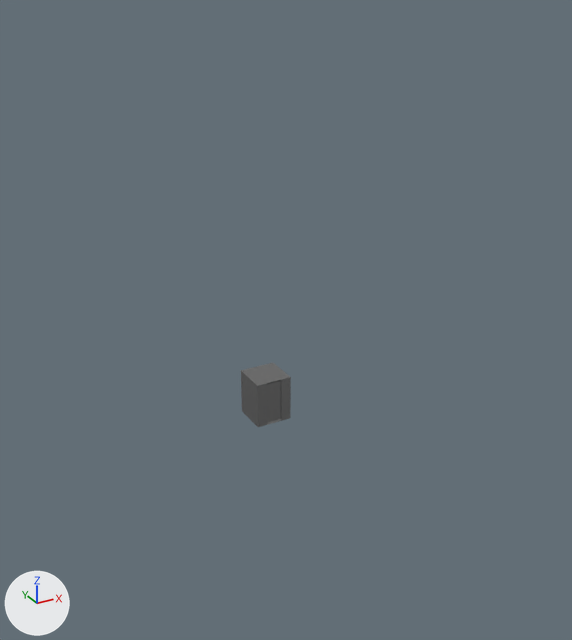
Renders of the glTF model public/models/elevator.glb from each side of a commit.
The view is the same before and after, from a 50 mm camera at (-13.7, -26.8, 17.7) aimed at (0.0, -1.8, 5.2). Arrows for +X, +Y and +Z are at lower left; the lights stay in place. Where no turn or scale is listed for an object, it has been applied to the vertices.

Objects in the first picture: 'Door_Left', 'Door_Right', 'Elevator'.
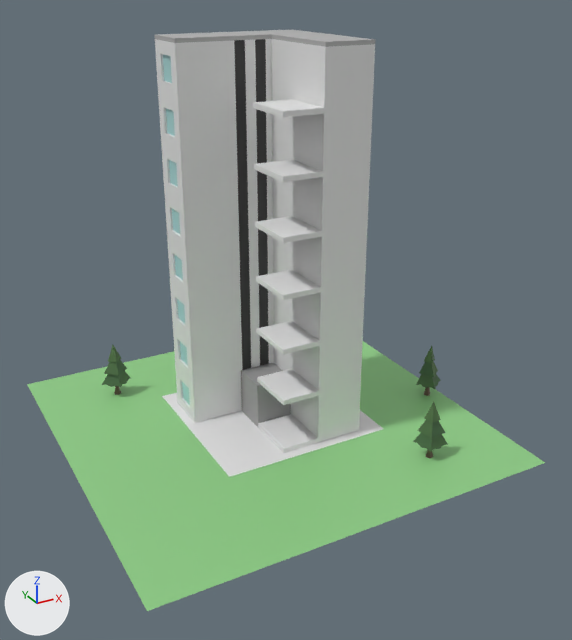
Location of each change, (x1, y1, x2, y2) in pixels of the pictures (572 x 640 px):
'Tower', added
    after: (155, 30, 375, 453)
    faces in mat_buildingmain (white #e7e7e7): (155, 39, 375, 453)
    faces in mat_rails (black #353535): (234, 39, 269, 370)
    faces in mat_material_005 (grey #b4b4b4): (155, 30, 375, 47)
    faces in mat_window (cyan #abd9d9): (163, 55, 190, 405)
'Plane', added (green)
    after: (27, 341, 545, 611)
    faces in mat_grass (green #8fce86): (27, 341, 545, 611)
    faces in mat_buildingmain (white #e7e7e7): (162, 393, 383, 477)
'Elevator', surface changed
    both: (241, 363, 291, 427)
'tree-spruce.001', added (green)
    after: (413, 402, 448, 458)
'tree-spruce', added (green)
    after: (102, 345, 131, 395)
'tree-spruce.002', added (green)
    after: (416, 346, 441, 396)
'Door_Right', surface changed
    both: (267, 383, 274, 423)
'Door_Left', surface changed
    both: (274, 381, 281, 421)

The edits, one by one:
Picture 'Image_0' (img_image_0) is new.
In material 'Elevator Material' (mat_elevator_material), metallic goes from 1.0 to 0.0.
Material 'grass' (mat_grass) is new.
Its base color is (0.275, 0.615, 0.239) (green #8fce86).
Material 'buildingMain' (mat_buildingmain) is new.
Its base color is (0.8, 0.8, 0.8) (white #e7e7e7).
Material 'color_main' (mat_color_main) is new.
Its texture is img_image_0.
Its metallic is 0.1.
Its roughness is 0.568.
Material 'window' (mat_window) is new.
Its base color is (0.405, 0.692, 0.692) (cyan #abd9d9).
Material 'rails' (mat_rails) is new.
Its base color is (0.0351, 0.0351, 0.0351) (black #353535).
Material 'Material.005' (mat_material_005) is new.
Its base color is (0.457, 0.457, 0.457) (grey #b4b4b4).
Mesh me_plane is new.
It has 289 vertices, 512 faces and spans x -8.2..8.2, y -8.2..8.2, z 0.0.
Faces by material slot: [414, 98].
It uses material mat_grass (green #8fce86).
It uses material mat_buildingmain (white #e7e7e7).
Mesh me_tree_spruce_003 is new.
It has 122 vertices, 225 faces and spans x -0.54..0.68, y -0.66..0.72, z -0.02..2.46.
It uses material mat_color_main (picture img_image_0).
Mesh me_tree_spruce_002 is new.
It has 122 vertices, 225 faces and spans x -0.56..0.56, y -0.42..0.57, z -0.02..2.46.
It uses material mat_color_main (picture img_image_0).
Mesh me_tree_spruce_001 is new.
It has 122 vertices, 225 faces and spans x -0.74..0.66, y -0.56..0.69, z -0.02..2.46.
It uses material mat_color_main (picture img_image_0).
Mesh me_cube_003 is new.
It has 329 vertices, 626 faces and spans x -2.8..3.0, y -4.8..1.0, z -7.7..7.9.
Faces by material slot: [509, 4, 49, 64].
It uses material mat_buildingmain (white #e7e7e7).
It uses material mat_rails (black #353535).
It uses material mat_material_005 (grey #b4b4b4).
It uses material mat_window (cyan #abd9d9).
Object 'Plane' (ob_plane) is new; it shows me_plane.
Its location is (-0.3, -0.38, 0.0).
Object 'tree-spruce.002' (ob_tree_spruce_002) is new; it shows me_tree_spruce_003.
Its location is (7.25, -1.96, 0.01).
Object 'tree-spruce.001' (ob_tree_spruce_001) is new; it shows me_tree_spruce_002.
Its location is (4.21, -6.07, 0.01).
Object 'tree-spruce' (ob_tree_spruce) is new; it shows me_tree_spruce_001.
Its location is (-5.02, 4.93, 0.01).
Object 'Tower' (ob_tower) is new; it shows me_cube_003.
Its location is (-0.17, 1.81, 7.7).
